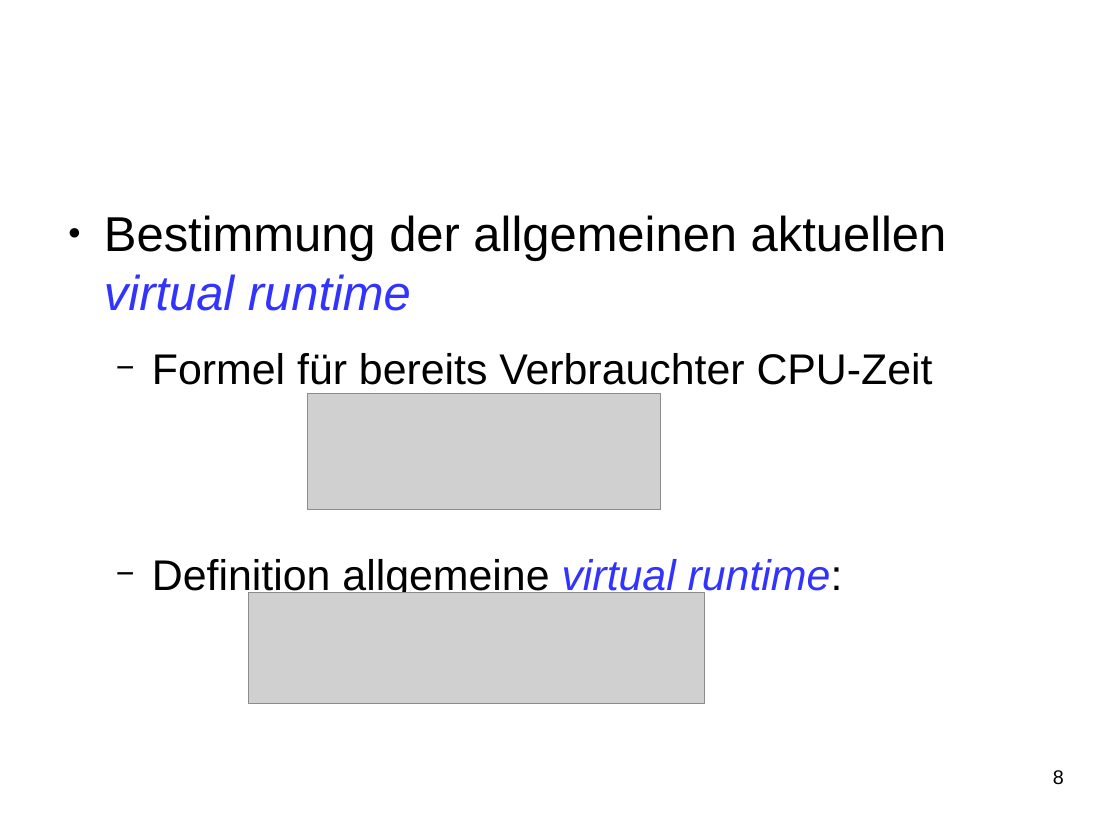
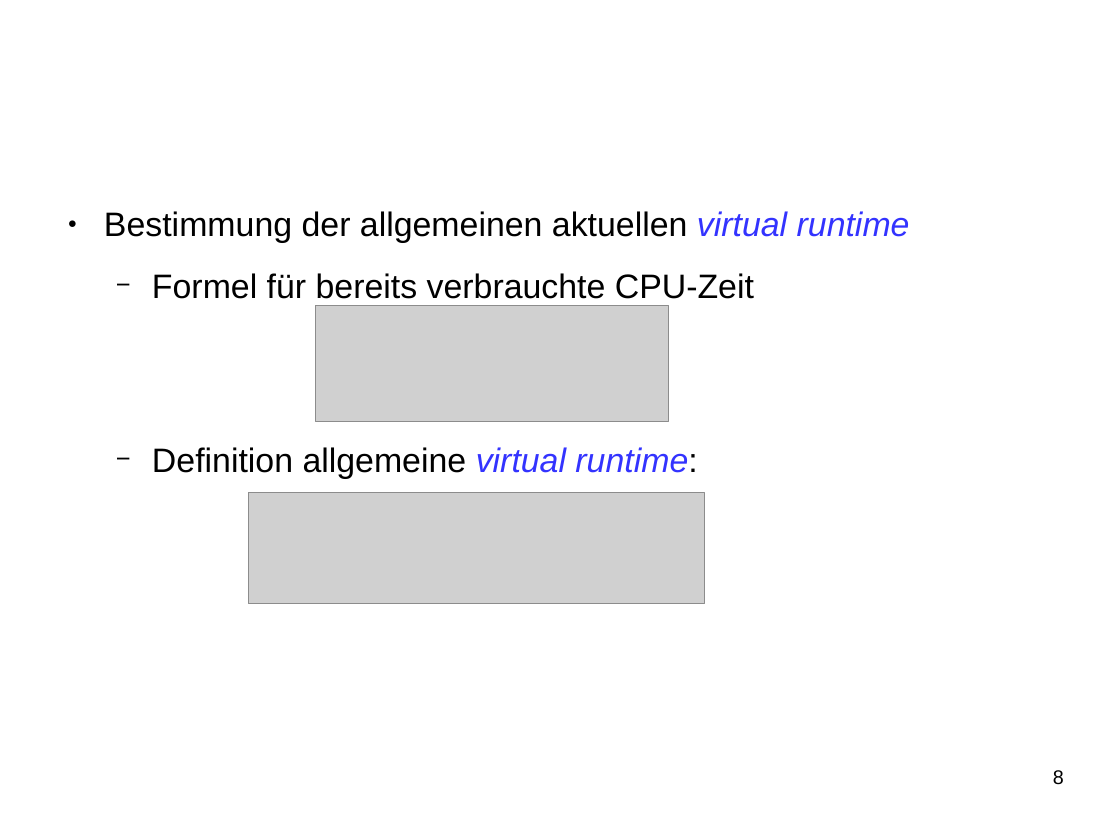
Before and after one commit to SeminararbeitCFS/main, a slide deck: slide 8 of vortrag/vortrag_CFS.odp. Drawn at 1120x840 pixels with LibreOffice and Linux fonts; fonts in the diff are those of the drawing; grey boxes stand for pictures; background and template pictures are left out. Boxes give left, top, right and bottom in pixels: in the first picture for what was removed or moved away, otherwise in the second. Text is boxed around its words. In the diff, an @@ line names an element or a change of style, - is before the commit and + after.

```diff
--- a/vortrag/vortrag_CFS.odp
+++ b/vortrag/vortrag_CFS.odp
@@ text at [104, 211, 910, 479]: size 34.7 to 24 pt in "Bestimmung der allgemeinen aktuellen virtual runtime"; size 30.4 to 24 pt in "Definition allgemeine virtual runtime:" @@
@@ text at [152, 273, 754, 299]: text changed; size 30.4 to 24 pt @@
-  − Formel für bereits Verbrauchter CPU-Zeit
+  − Formel für bereits verbrauchte CPU-Zeit
@@ picture: place and size @@
-picture at [308, 394, 662, 510]
+picture at [315, 306, 669, 422]
@@ picture: place and size @@
-picture at [248, 594, 704, 704]
+picture at [248, 493, 704, 604]
```
Also in this commit, not shown: 3 other slides changed, 1 slide added, 1 slide removed.
